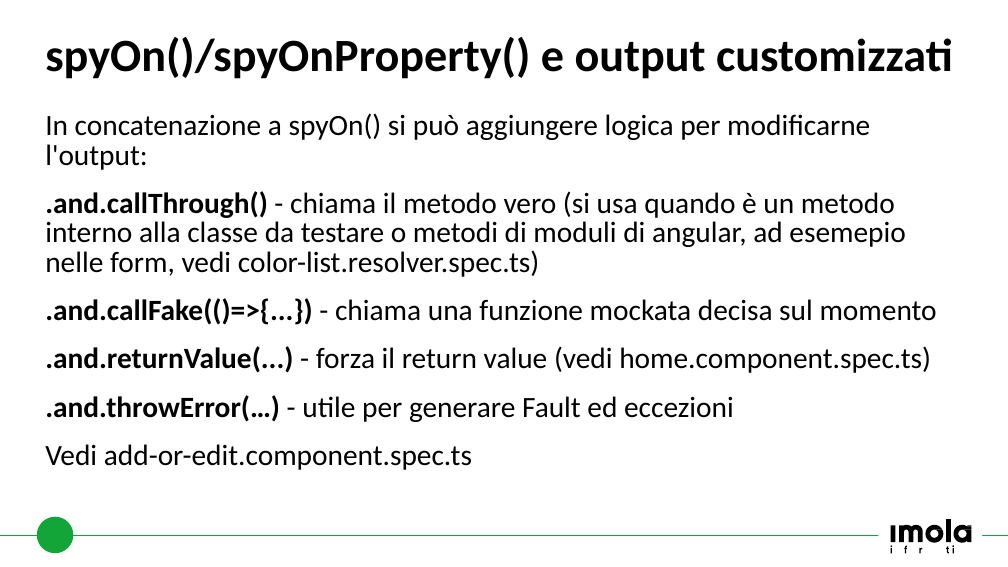
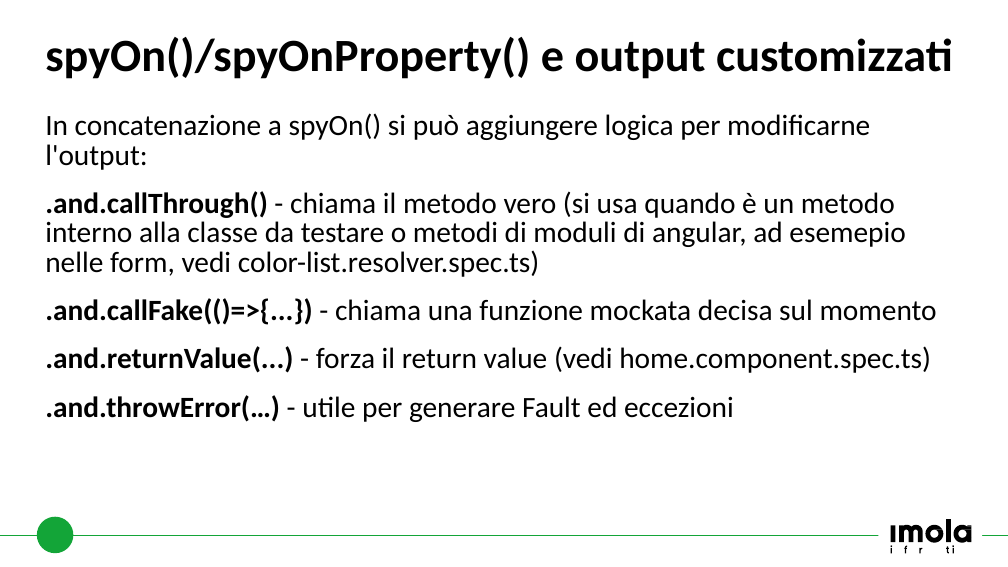
Before and after one commit to fmalvisi/angular-testing, a slide deck: slide 25 of documents/Principi di Software Quality.pptx (slide 23 before the commit). Drawn at 1008x567 pixels with LibreOffice and Linux fonts; fonts in the diff are those of the drawing; background and template pictures are left out. Boxes give left, top, right and bottom in pixels: in the first picture for what was removed or moved away, otherwise in the second. Text is boxed around its words. In the diff, an @@ line names an element or a change of style, - is before the commit and + after.

```diff
--- a/documents/Principi di Software Quality.pptx
+++ b/documents/Principi di Software Quality.pptx
@@ text at box(45, 444, 472, 470): paragraph removed @@
-Vedi add-or-edit.component.spec.ts
```
Also in this commit, not shown: 2 slides added.
